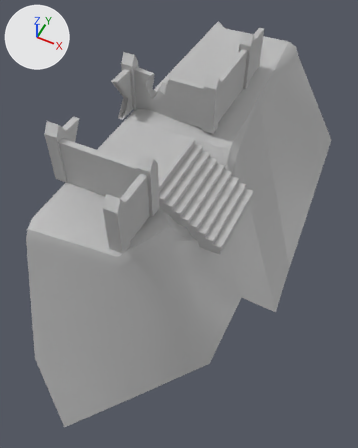
The FBX model Assets/Models/Land/asset_env_level_puzzle.fbx, before and after one commit.
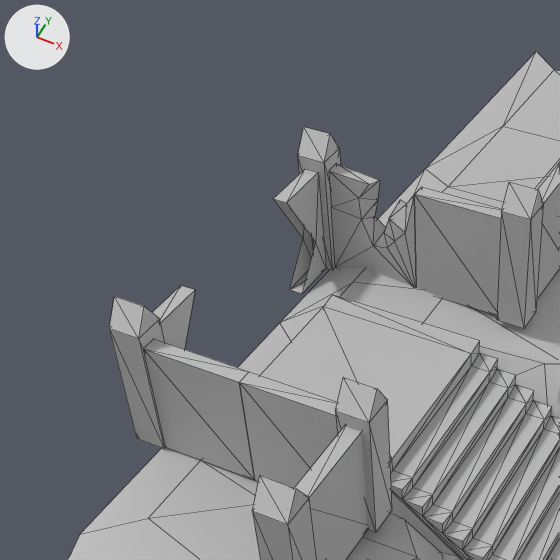
Each version appears first whole from a 50 mm camera at (10.6, -12.4, 15.4) aimed at (2.5, 3.8, -4.8), and next in a close-up on the part from 0% to 64% of the width and 0% to 51% of the height. The lights are fixed; the arrows at upper left show +X, +Y and +Z. The close-ups show mesh edges as thin lines. Where no turn or scale is listed for an object, it has been applied to the vertices. Vertices at the same position are counted once.

Before the edit, the objects in view are built like this:
```python
me_mesh = bpy.data.meshes.new('Mesh')
me_mesh.from_pydata(...)  # 238 vertices, 365 faces; spans x -3.9..3.9, y -7.7..7.7, z -2.7..2.7
# faces by material slot: [172, 193]
me_mesh.materials.append(mat_lambert13)  # grey #bcbcbc
me_mesh.materials.append(mat_asset_level_cliff_details_mat)  # grey #bcbcbc
me_mesh_001 = bpy.data.meshes.new('Mesh.001')
me_mesh_001.from_pydata(...)  # 72 vertices, 92 faces; spans x -4.8..4.8, y -11.8..11.8, z -6.1..6.1
me_mesh_001.materials.append(mat_asset_env_cliff_main1)  # grey #bcbcbc
ob_asset_level_cliff_puzzlecliff = bpy.data.objects.new('asset_level_cliff_puzzlecliff', me_mesh_001)
ob_asset_level_cliff_puzzlecliff.location = (3.74, 4.96, -5.6)
ob_asset_level_cliff_puzzlegate = bpy.data.objects.new('asset_level_cliff_puzzlegate', me_mesh)
ob_asset_level_cliff_puzzlegate.location = (2.23, 4.96, 0.51)
```
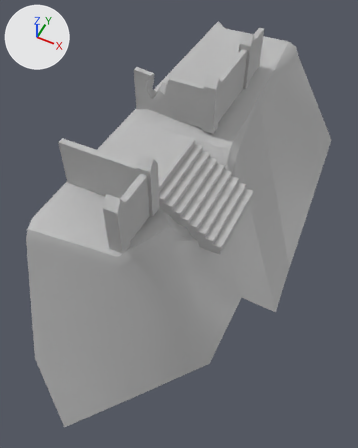
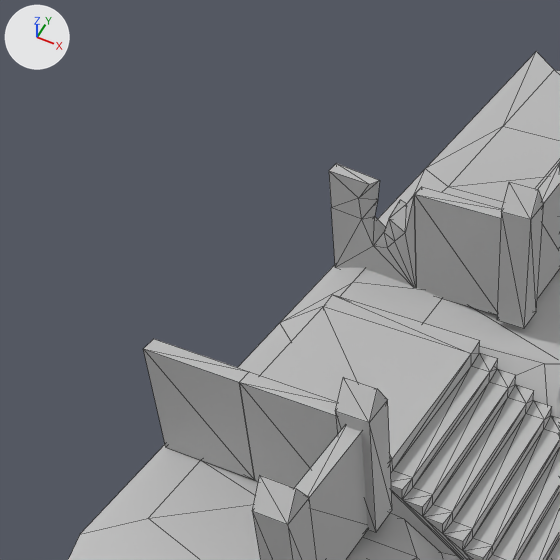
Where the change shows, as pixel boxes [x1, y1, x2, y2] in the close-ups (560 x 560 px):
'asset_level_cliff_puzzlegate', reshaped
    before: [109, 127, 560, 560]
    after: [143, 162, 560, 560]
part 1 of me_mesh, deleted
    before: [298, 127, 340, 270]
part 2 of me_mesh, deleted
    before: [274, 169, 326, 294]
part 3 of me_mesh, deleted
    before: [152, 286, 195, 349]
part 4 of me_mesh, cut back
    before: [109, 296, 254, 480]
    after: [143, 349, 254, 480]

The change, as a list of edits to the scene's bpy script:
```text
Change me_mesh:
    used by ob_asset_level_cliff_puzzlegate; location = (2.23, 4.96, 0.51)
    remove me_mesh.from_pydata(...)  # 238 vertices, 365 faces; spans x -3.9..3.9, y -7.7..7.7, z -2.7..2.7
    add me_mesh.from_pydata(...)  # 198 vertices, 313 faces; spans x -3.3..3.9, y -7.7..7.7, z -2.7..2.7
    me_mesh part 1: the loose piece of 10 vertices spanning x -3.9..-3.3, y 0.9..1.5, z -0.3..2.7 is deleted
    me_mesh part 2: the loose piece of 10 vertices spanning x -3.7..-3.4, y -0.3..0.9, z -0.3..1.9 is deleted
    me_mesh part 3: the loose piece of 10 vertices spanning x -3.7..-3.4, y -4.6..-3.4, z -0.3..1.9 is deleted
    me_mesh part 4
    10 vertices are removed from x -3.9..-3.3, y -5.2..-4.6, z -0.3..2.7
    18 faces are deleted
    2 new faces join them, mat_lambert13 (grey #bcbcbc)
```
